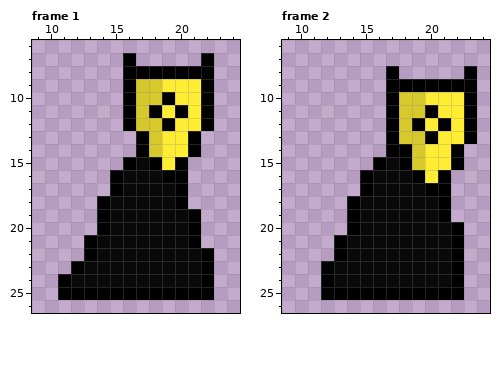
A pixel-art file gets an edit: Archivos Aseprite/Jugador/Player Right/PlayerKneeled_Right.aseprite. That is the earlier state.
32x32 pixels, 2 frames. Colours within 5 levels of each other are drawn and written as one. Shown: frame 1: x 9..24, y 6..26; frame 2: x 9..24, y 6..26.
And afterwards:
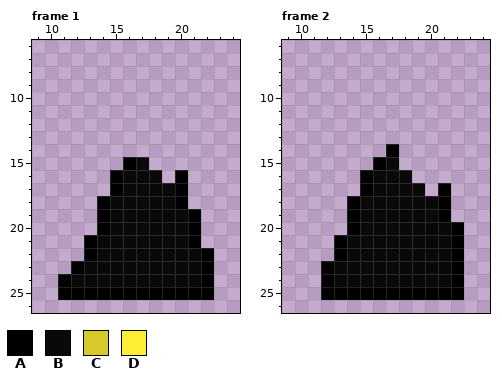
Palette (. is transparent): A #000000  B #090909  C #d7c82c  D #ffed34
The edit:
Changed rows in their new state; - is an unchanged pixel.
Frame 1, layers "Layer 1", "Layer":
first column x 16:
 7 .-----.
 8 .......
 9 .......
10 .......
11 .......
12 .......
13 -.....-
14 -.....-
15 --...--
16 ---.---
Frame 2, layers "Layer 1", "Layer":
first column x 17:
 8 .-----.
 9 .......
10 .......
11 .......
12 .......
13 .......
14 -.....-
15 -.....-
16 --...--
17 ---.---
Pixel boxes of the changes (left, top, right, bottom) in both pictures:
erased: (123, 53, 214, 183)
erased: (386, 66, 477, 196)
